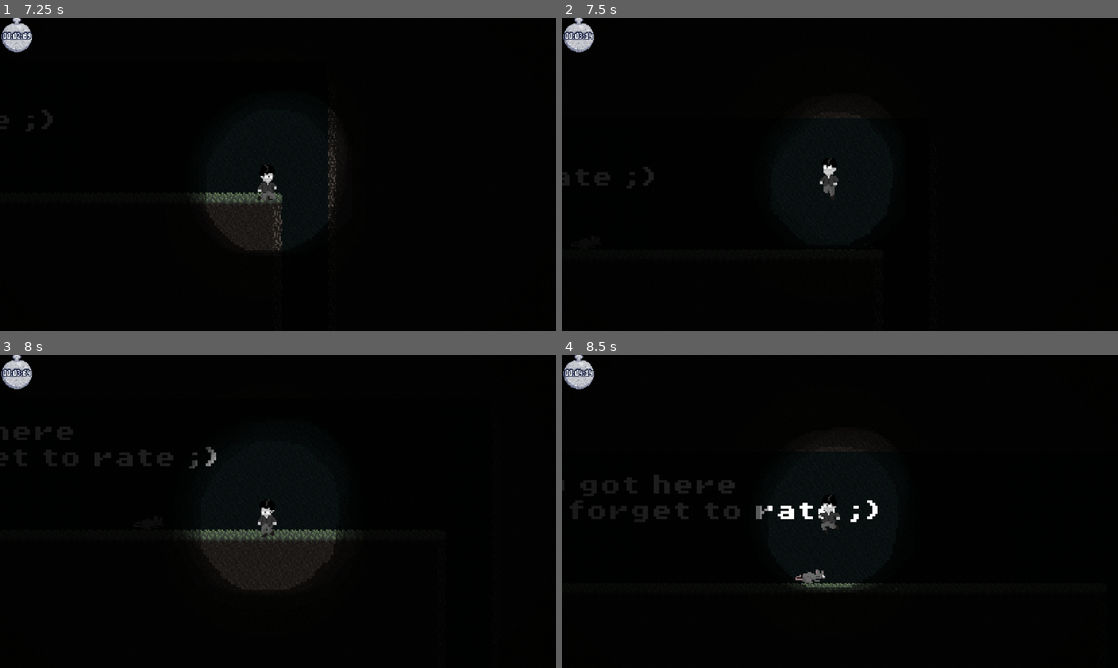
Above: before the commit, frames 1-4 (two rows, left to right).
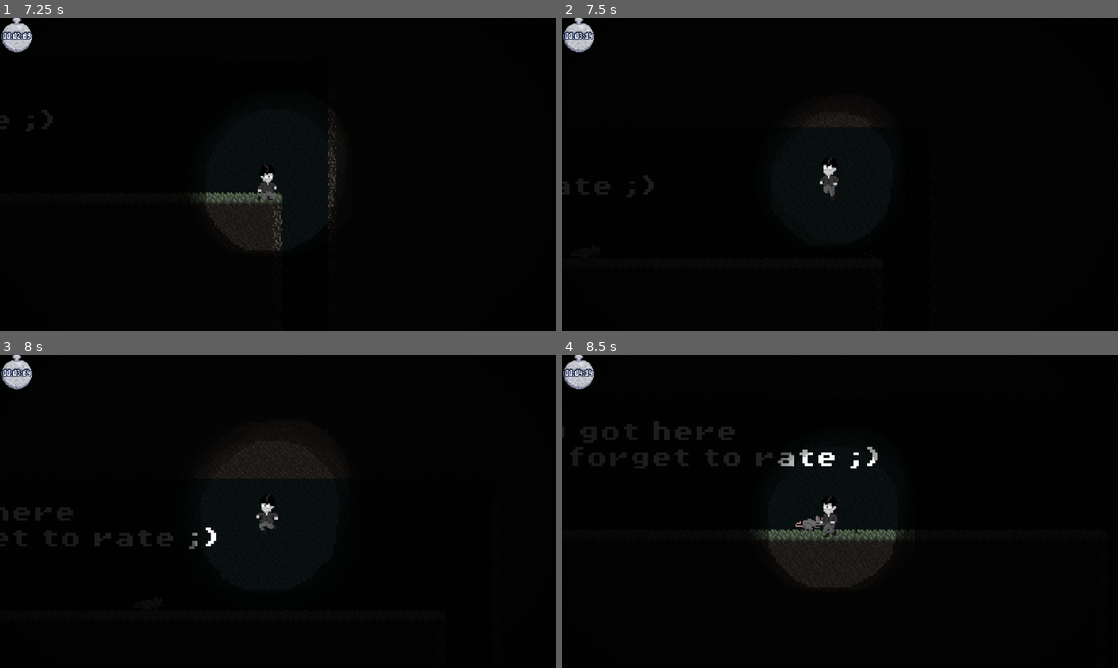
Above: after the commit, the same moments.

Repository: Sarcafl/CaveGame
Game: Godot game, scene res://Scenes/menu.tscn
Two runs of this game, one before a commit and one after it. Both use one fixed random seed, a clock stepped at 60 frames per second and the inputs below. Sound files missing from this copy of the repository are replaced by a short silence.
Inputs:
- Up to frame 1 (7.25 s): click "PLAY" at 0.5 s; click "PLAY" at 1.25 s; hold Space (jump) 2.03-2.78 s; hold D (right) 2.03-3.53 s; tap Space (jump) at 2.85, 3.02, 3.32, 4.35, 4.52, 4.82, 5.85, 6.02, 6.32 s; tap Enter at 3.5 s; hold A (left) 3.53-4.28 s; hold Space (jump) 3.53-4.28 s; hold D (right) 4.28-5.78 s; hold Space (jump) 5.03-5.78 s; hold A (left) 5.78-6.53 s; hold D (right) from 6.53 s (still down); hold Space (jump) from 6.53 s (still down)
- Up to frame 2 (7.5 s): release D (right) at 7.28 s; release Space (jump) at 7.28 s; hold A (left) from 7.28 s (still down); tap Space (jump) at 7.35 s
- Up to frame 3 (8 s): keep holding A (left); tap Space (jump) at 7.52, 7.82 s
- Up to frame 4 (8.5 s): keep holding A (left); hold Space (jump) from 8.03 s (still down)

Frame 1 is identical in both runs. In frame 2, 0.2% of the frame differs, in the area x 0-56%, y 32-75%; in frame 3, 2.6%; in frame 4, 4.0%, in the area x 0-64%, y 21-76%.

Commit message:
Coyote Time

Diff:
--- a/Scenes/guy.tscn
+++ b/Scenes/guy.tscn
@@ -971,6 +971,10 @@
 script = ExtResource("9_j3trq")
 ground_state = NodePath("../Ground")
 
+[node name="CoyoteTimer" type="Timer" parent="."]
+wait_time = 0.15
+one_shot = true
+
 [node name="audio_jump_sound" type="AudioStreamPlayer2D" parent="."]
 stream = SubResource("AudioStreamRandomizer_6885x")
 volume_db = -3.0
--- a/Scripts/Character/CharacterBody2D.gd
+++ b/Scripts/Character/CharacterBody2D.gd
@@ -20,6 +20,8 @@
 var direction: Vector2 = Vector2.ZERO
 
 var wall_jump_count: int = 0  # Counter for wall jumps
+@onready var coyote_timer : Timer = $CoyoteTimer
+var was_on_floor : bool = false
 
 func _ready():
 	add_to_group("Player")
@@ -39,9 +41,14 @@
 		if not footstep_timer.is_stopped():
 			footstep_timer.stop()
 
+	was_on_floor = is_on_floor() # coyote time pt 1
 	move_and_slide()
+	if was_on_floor && !is_on_floor() && not Input.is_action_pressed("jump"): coyote_timer.start()
+
 	update_animation_parameters()
 	update_facing_direction()
+
+
 
 func update_animation_parameters():
 	animation_tree.set("parameters/move/blend_position", direction.x)
--- a/Scripts/Character/GroundState.gd
+++ b/Scripts/Character/GroundState.gd
@@ -17,7 +17,7 @@
 var is_wall_sliding = false
 
 func state_process(delta):
-	if not character.is_on_floor() and not character.is_on_wall():
+	if not character.is_on_floor() and not character.is_on_wall() and character.coyote_timer.is_stopped():
 		character.state_machine.switch_states(air_state)
 	elif is_wall_sliding or (character.is_on_wall() and (Input.is_action_pressed("left") or Input.is_action_pressed("right"))):
 		is_wall_sliding = true
